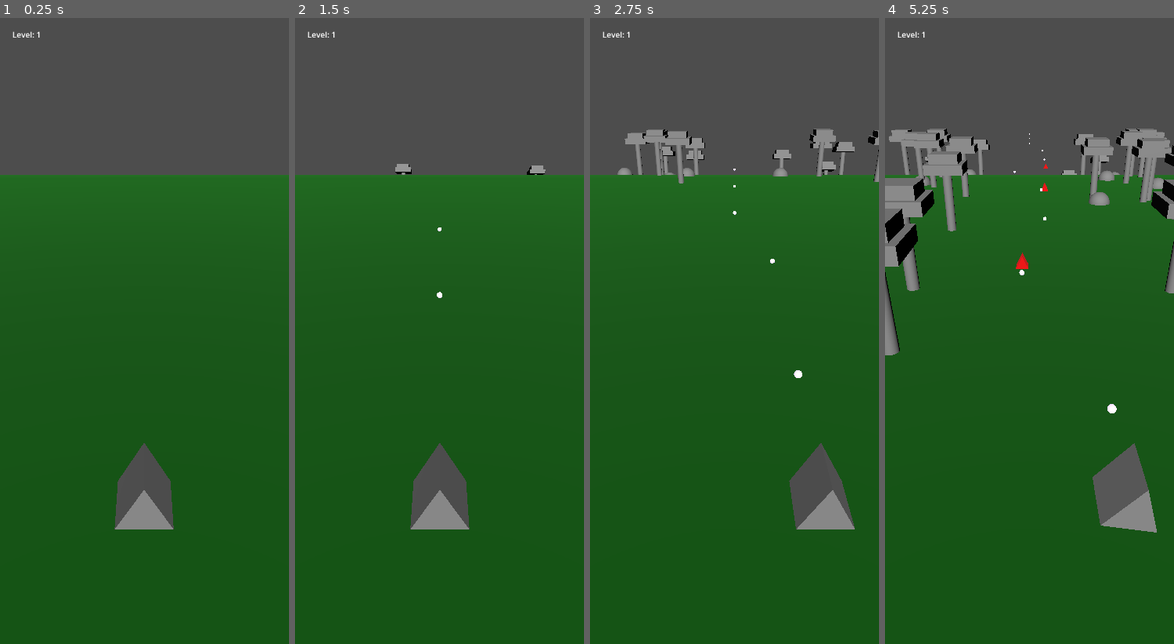
Above: before the commit, frames 1-4 (left to right).
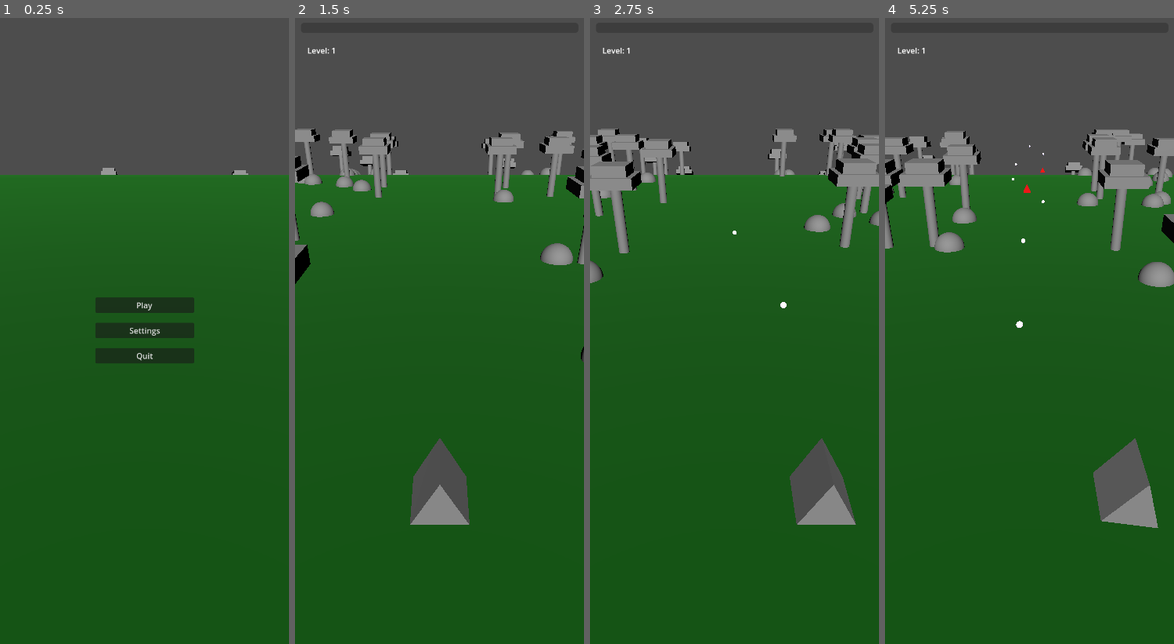
Above: after the commit, the same moments.

Repository: danbolleboom/GodotMobileGame
Game: Godot game, scene res://Scenes/world.tscn
Two runs of this game, one before a commit and one after it. Both use one fixed random seed, a clock stepped at 60 frames per second and the inputs below.
Inputs (mouse positions are in pixels of both pictures, inside the frame that each line leads up to):
- Up to frame 1 (0.25 s): no input
- Up to frame 2 (1.5 s): click (439, 331) at 0.5 s, where only the run after the commit has a clickable "Settings"; click (439, 305) at 1.25 s, where only the run after the commit has a clickable "Play"
- Up to frame 3 (2.75 s): move the mouse to (798, 299) at 2.02 s
- Up to frame 4 (5.25 s): move the mouse to (971, 362) at 2.77 s; move the mouse to (1058, 193) at 3.52 s; move the mouse to (1015, 456) at 4.27 s; move the mouse to (1116, 424) at 5.02 s

The runs differ from the first frame. In frame 1, 4.7% of the frame differs, in the area x 4-86%, y 2-82%; in frame 2, 5.1%; in frame 3, 6.7%; in frame 4, 9.3%, in the area x 0-100%, y 2-83%.

Commit message:
Game loop, level progress bar

Diff:
--- /dev/null
+++ b/Scenes/UI/main_menu.tscn
@@ -0,0 +1,39 @@
+[gd_scene load_steps=2 format=3 uid="uid://3syb28mxydwj"]
+
+[ext_resource type="Script" uid="uid://ck70o60e7cvpw" path="res://Scripts/UI/ui_manager.gd" id="1_nphyr"]
+
+[node name="MainMenu" type="Control"]
+layout_mode = 3
+anchors_preset = 15
+anchor_right = 1.0
+anchor_bottom = 1.0
+grow_horizontal = 2
+grow_vertical = 2
+script = ExtResource("1_nphyr")
+
+[node name="Buttons" type="VBoxContainer" parent="."]
+layout_mode = 1
+anchors_preset = 8
+anchor_left = 0.5
+anchor_top = 0.5
+anchor_right = 0.5
+anchor_bottom = 0.5
+offset_left = -100.0
+offset_top = -66.5
+offset_right = 100.0
+offset_bottom = 66.5
+grow_horizontal = 2
+grow_vertical = 2
+theme_override_constants/separation = 20
+
+[node name="Play" type="Button" parent="Buttons"]
+layout_mode = 2
+text = "Play"
+
+[node name="Settings" type="Button" parent="Buttons"]
+layout_mode = 2
+text = "Settings"
+
+[node name="Quit" type="Button" parent="Buttons"]
+layout_mode = 2
+text = "Quit"
--- /dev/null
+++ b/Scenes/UI/ui_manager.tscn
@@ -0,0 +1,108 @@
+[gd_scene load_steps=3 format=3 uid="uid://cn4bf5orw4u3"]
+
+[ext_resource type="Script" uid="uid://ck70o60e7cvpw" path="res://Scripts/UI/ui_manager.gd" id="1_x5yhv"]
+[ext_resource type="Script" uid="uid://bce6bd5bd3xmj" path="res://Scripts/UI/game_ui.gd" id="2_huwks"]
+
+[node name="UiManager" type="Node"]
+script = ExtResource("1_x5yhv")
+
+[node name="GameUI" type="Control" parent="."]
+layout_mode = 3
+anchors_preset = 15
+anchor_right = 1.0
+anchor_bottom = 1.0
+grow_horizontal = 2
+grow_vertical = 2
+script = ExtResource("2_huwks")
+
+[node name="TopUI" type="Node2D" parent="GameUI"]
+position = Vector2(0, 32)
+
+[node name="LevelText" type="Label" parent="GameUI/TopUI"]
+offset_left = 25.0
+offset_top = 25.0
+offset_right = 83.0
+offset_bottom = 48.0
+text = "Level: 1"
+metadata/_edit_use_anchors_ = true
+
+[node name="ProgressBar" type="ProgressBar" parent="GameUI"]
+layout_mode = 1
+anchors_preset = -1
+anchor_left = 0.02
+anchor_top = 0.01
+anchor_right = 0.98
+anchor_bottom = 0.033
+offset_bottom = -9.118
+show_percentage = false
+
+[node name="MainMenu" type="Control" parent="."]
+layout_mode = 3
+anchors_preset = 15
+anchor_right = 1.0
+anchor_bottom = 1.0
+grow_horizontal = 2
+grow_vertical = 2
+
+[node name="Buttons" type="VBoxContainer" parent="MainMenu"]
+layout_mode = 1
+anchors_preset = 8
+anchor_left = 0.5
+anchor_top = 0.5
+anchor_right = 0.5
+anchor_bottom = 0.5
+offset_left = -100.0
+offset_top = -66.5
+offset_right = 100.0
+offset_bottom = 66.5
+grow_horizontal = 2
+grow_vertical = 2
+theme_override_constants/separation = 20
+
+[node name="Play" type="Button" parent="MainMenu/Buttons"]
+layout_mode = 2
+text = "Play"
+
+[node name="Settings" type="Button" parent="MainMenu/Buttons"]
+layout_mode = 2
+text = "Settings"
+
+[node name="Quit" type="Button" parent="MainMenu/Buttons"]
+layout_mode = 2
+text = "Quit"
+
+[node name="GameOver" type="Control" parent="."]
+visible = false
+layout_mode = 3
+anchors_preset = 15
+anchor_right = 1.0
+anchor_bottom = 1.0
+grow_horizontal = 2
+grow_vertical = 2
+
+[node name="Buttons" type="VBoxContainer" parent="GameOver"]
+layout_mode = 1
+anchors_preset = 8
+anchor_left = 0.5
+anchor_top = 0.5
+anchor_right = 0.5
+anchor_bottom = 0.5
+offset_left = -100.0
+offset_top = -66.5
+offset_right = 100.0
+offset_bottom = 66.5
+grow_horizontal = 2
+grow_vertical = 2
+theme_override_constants/separation = 20
+
+[node name="Retry" type="Button" parent="GameOver/Buttons"]
+layout_mode = 2
+text = "Retry"
+
+[node name="ToMenu" type="Button" parent="GameOver/Buttons"]
+layout_mode = 2
+text = "Return To Menu"
+
+[connection signal="button_up" from="MainMenu/Buttons/Play" to="." method="_on_play_button_up"]
+[connection signal="button_up" from="GameOver/Buttons/Retry" to="." method="_on_retry_button_up"]
+[connection signal="button_up" from="GameOver/Buttons/ToMenu" to="." method="_on_to_menu_button_up"]
--- a/Scenes/game_director.tscn
+++ b/Scenes/game_director.tscn
@@ -1,7 +1,8 @@
-[gd_scene load_steps=7 format=3 uid="uid://cyslwb6wi17bd"]
+[gd_scene load_steps=8 format=3 uid="uid://cyslwb6wi17bd"]
 
 [ext_resource type="Script" uid="uid://4ndtihsvcllg" path="res://Scripts/DirectorScripts/game_director.gd" id="1_cu1mg"]
 [ext_resource type="Script" uid="uid://bk4ulpn65l5uj" path="res://Scripts/DirectorScripts/enemy_spawn_data.gd" id="2_dvpqc"]
+[ext_resource type="PackedScene" uid="uid://bd75e2k4dd304" path="res://Scenes/player.tscn" id="2_e0ghr"]
 [ext_resource type="PackedScene" uid="uid://bw34ccuj67uwb" path="res://Scenes/Decorations/decoration_tree.tscn" id="2_so0fb"]
 [ext_resource type="PackedScene" uid="uid://0it8tuwigt5" path="res://Scenes/Decorations/decoration_rock.tscn" id="3_66edg"]
 [ext_resource type="Script" uid="uid://dq1xc4ay08qyk" path="res://Scripts/DirectorScripts/map_data.gd" id="3_phja3"]
@@ -9,6 +10,7 @@
 
 [node name="GameDirector" type="Node"]
 script = ExtResource("1_cu1mg")
+playerScene = ExtResource("2_e0ghr")
 decorations = Array[PackedScene]([ExtResource("2_so0fb"), ExtResource("3_66edg")])
 
 [node name="EnemySpawnData" type="Node" parent="."]
--- a/Scenes/player.tscn
+++ b/Scenes/player.tscn
@@ -13,8 +13,10 @@
 collision_mask = 12
 script = ExtResource("1_v0iea")
 raycastLayerMask = 32
+movementLimits = Vector2(-2, 2)
 maxTilt = 30.0
 tiltReductionSpeed = 10.0
+startPosition = Vector3(0, 1, 0)
 
 [node name="Mesh" type="MeshInstance3D" parent="."]
 mesh = SubResource("PrismMesh_v0iea")
@@ -32,3 +34,5 @@
 
 [node name="CollisionShape3D" type="CollisionShape3D" parent="."]
 shape = SubResource("SphereShape3D_vgqql")
+
+[connection signal="area_entered" from="." to="PlayerData" method="_on_player_area_entered"]
--- a/Scenes/world.tscn
+++ b/Scenes/world.tscn
@@ -1,9 +1,8 @@
-[gd_scene load_steps=10 format=3 uid="uid://dnddunlw74rcw"]
+[gd_scene load_steps=9 format=3 uid="uid://dnddunlw74rcw"]
 
-[ext_resource type="PackedScene" uid="uid://bd75e2k4dd304" path="res://Scenes/player.tscn" id="1_a02cp"]
 [ext_resource type="PackedScene" uid="uid://cyslwb6wi17bd" path="res://Scenes/game_director.tscn" id="2_5a7ea"]
 [ext_resource type="PackedScene" uid="uid://b6nr0kxkm8l3k" path="res://Scenes/enemy.tscn" id="2_go701"]
-[ext_resource type="PackedScene" uid="uid://xx58mptroggy" path="res://Scenes/UI/game_ui.tscn" id="4_8j60k"]
+[ext_resource type="PackedScene" uid="uid://cn4bf5orw4u3" path="res://Scenes/UI/ui_manager.tscn" id="5_fo5ed"]
 
 [sub_resource type="BoxShape3D" id="BoxShape3D_a02cp"]
 size = Vector3(50, 1, 50)
@@ -23,10 +22,6 @@
 point_count = 3
 
 [node name="World" type="Node3D"]
-
-[node name="Player" parent="." instance=ExtResource("1_a02cp")]
-transform = Transform3D(1, 0, 0, 0, 1, 0, 0, 0, 1, 0, 0.8804145, 0)
-movementLimits = Vector2(-2, 2)
 
 [node name="Camera3D" type="Camera3D" parent="."]
 transform = Transform3D(-1, 4.371139e-08, -7.5710346e-08, 0, 0.8660254, 0.5, 8.742278e-08, 0.5, -0.8660254, 0, 6.745, -4.796)
@@ -64,10 +59,9 @@
 [node name="MovementPath" type="Path3D" parent="."]
 curve = SubResource("Curve3D_a02cp")
 
-[node name="GameDirector" parent="." node_paths=PackedStringArray("gameUI") instance=ExtResource("2_5a7ea")]
+[node name="GameDirector" parent="." instance=ExtResource("2_5a7ea")]
 enemies = Array[PackedScene]([ExtResource("2_go701")])
-gameUI = NodePath("../GameUI")
-
-[node name="GameUI" parent="." instance=ExtResource("4_8j60k")]
 
 [node name="ProjectileParent" type="Node" parent="."]
+
+[node name="UiManager" parent="." instance=ExtResource("5_fo5ed")]
--- a/Scripts/DirectorScripts/game_director.gd
+++ b/Scripts/DirectorScripts/game_director.gd
@@ -1,8 +1,8 @@
 extends Node
 
+@export var playerScene: PackedScene;
 @export var enemies: Array[PackedScene]
 @export var decorations: Array[PackedScene]
-@export var gameUI: Node;
 
 @export var test: Dictionary = { "key": "value" }
 
@@ -12,6 +12,8 @@
 @onready var decorationSpawnData = $DecorationSpawnData;
 @onready var decorationsParent = $Decorations
 
+@onready var player = load(playerScene.resource_path);
+
 var level: int = 0;
 var spawnsThisLevel: int = 0;
 var spawnTimer: float = 0;
@@ -20,7 +22,8 @@
 
 # Called when the node enters the scene tree for the first time.
 func _ready() -> void:
-	global_values.enemyDeadCallback = Callable(self, "EnemyDied");
+	Constants.enemyDeadCallback = Callable(self, "EnemyDied");
+	Constants.gameDirector = self;
 
 func EnemyDied(_cost: int) -> void:
 		spawnsThisLevel += _cost;
@@ -29,22 +32,32 @@
 			spawnsThisLevel -= enemySpawnData.enemiesPerLevel;
 			level += 1;
 			enemySpawnData.UpdateData(level);
-			gameUI.UpdateLevel(level);
+
+		Constants.uiManager.game.SetLevelProgress(spawnsThisLevel as float / enemySpawnData.enemiesPerLevel);
+
+func StartGame() -> void:
+	Constants.gameActive = true;
+	get_tree().root.get_node("World").add_child(player.instantiate());
+	spawnsThisLevel = 0;
+	level = 1;
+	spawnTimer = 0;
+	Constants.uiManager.game.SetLevelProgress(0);
+
+	# Remove old enemies
+	for enemy in enemiesParent.get_children():
+		enemy.queue_free()
+
+
+func EndGame() -> void:
+	Constants.gameActive = false;
 
 # Called every frame. 'delta' is the elapsed time since the previous frame.
 func _process(delta: float) -> void:
-	# Enemies
-	spawnTimer += delta;
-
-	if spawnTimer >= enemySpawnData.spawnCooldown:
-		var newEnemy = enemies[0].instantiate();
-		newEnemy.xOffset = randf_range(-mapData.gameWidth / 2, mapData.gameWidth / 2);
-		enemiesParent.add_child(newEnemy);
-
-		spawnTimer -= enemySpawnData.spawnCooldown;
+	if !Constants.gameActive:
+		Constants.currentSpeed = lerp(Constants.currentSpeed, Constants.menuSpeed, 1 * delta);
 
 	# Decorations
-	decorationSpawnTimer += delta;
+	decorationSpawnTimer += delta * (Constants.currentSpeed / Constants.baseSpeed);
 
 	if decorationSpawnTimer > decorationSpawnData.spawnCooldown:
 		for i in randi_range(decorationSpawnData.decorationsPerSpawn.x, decorationSpawnData.decorationsPerSpawn.x):
@@ -58,3 +71,16 @@
 			decorationsParent.add_child(newDecoration)
 
 		decorationSpawnTimer -= decorationSpawnData.spawnCooldown;
+
+	if !Constants.gameActive: return;
+
+	Constants.currentSpeed = lerp(Constants.currentSpeed, Constants.baseSpeed, 1 * delta);
+	# Enemies
+	spawnTimer += delta;
+
+	if spawnTimer >= enemySpawnData.spawnCooldown:
+		var newEnemy = enemies[0].instantiate();
+		newEnemy.xOffset = randf_range(-mapData.gameWidth / 2, mapData.gameWidth / 2);
+		enemiesParent.add_child(newEnemy);
+
+		spawnTimer -= enemySpawnData.spawnCooldown;
--- /dev/null
+++ b/Scripts/Globals/constants.gd
@@ -0,0 +1,10 @@
+extends Node
+
+var menuSpeed: float = 5.0
+var baseSpeed: float = 15.0;
+var currentSpeed: float = 100.0;
+var enemyDeadCallback: Callable;
+var gameStateChangedCallback: Callable;
+var gameActive: bool = false;
+var gameDirector: Node;
+var uiManager: Node;
--- a/Scripts/UI/game_ui.gd
+++ b/Scripts/UI/game_ui.gd
@@ -1,6 +1,9 @@
 extends Node
 
 @onready var levelText = $TopUI/LevelText;
+@onready var progressBar: ProgressBar = $ProgressBar
+
+@onready var gameDirector = get_tree().root.get_node("World/GameDirector")
 
 # Called when the node enters the scene tree for the first time.
 func _ready() -> void:
@@ -9,7 +12,7 @@
 
 # Called every frame. 'delta' is the elapsed time since the previous frame.
 func _process(delta: float) -> void:
-	pass
+	levelText.text = "Level: %d" % gameDirector.level;
 
-func UpdateLevel(_level: int) -> void:
-	levelText.text = "Level: %d" % _level;
+func SetLevelProgress(_fill: float) -> void:
+	progressBar.value = _fill * 100;
--- /dev/null
+++ b/Scripts/UI/ui_manager.gd
@@ -0,0 +1,40 @@
+extends Node
+
+@onready var menu: Node = $MainMenu
+@onready var game: Node = $GameUI
+@onready var end: Node = $GameOver
+@onready var director: Node = get_tree().root.get_node("World/GameDirector")
+
+var initialised: bool = false;
+
+# Called when the node enters the scene tree for the first time.
+func _ready() -> void:
+	game.process_mode = Node.PROCESS_MODE_DISABLED;
+	game.hide();
+	Constants.uiManager = self;
+
+
+# Called every frame. 'delta' is the elapsed time since the previous frame.
+func _process(delta: float) -> void:
+	pass
+
+
+func _on_play_button_up() -> void:
+	menu.hide();
+	game.show();
+	game.process_mode = Node.PROCESS_MODE_INHERIT;
+	director.StartGame();
+
+func PlayerDie() -> void:
+	game.hide();
+	end.show();
+
+func _on_retry_button_up() -> void:
+	end.hide();
+	game.show();
+	director.StartGame();
+
+
+func _on_to_menu_button_up() -> void:
+	end.hide();
+	menu.show();
--- a/Scripts/enemy_data.gd
+++ b/Scripts/enemy_data.gd
@@ -15,7 +15,7 @@
 	particles.position = get_parent().position;
 	particles.get_node("Particles").emitting = true;
 
-	global_values.enemyDeadCallback.call(1);
+	Constants.enemyDeadCallback.call(1);
 
 	get_parent().queue_free()
 
--- a/Scripts/path_entity.gd
+++ b/Scripts/path_entity.gd
@@ -6,7 +6,7 @@
 @onready var path = get_tree().root.get_node("World/MovementPath") as Path3D;
 @onready var xOffset: float;
 @onready var point1Height = path.curve.get_point_position(0).y
-@onready var speed = global_values.baseSpeed + extraSpeed;
+@onready var speed = Constants.baseSpeed + extraSpeed;
 
 var xOffsetLimit: int = 2;
 var pathOffset = 0;
@@ -21,7 +21,7 @@
 	pass
 
 func _physics_process(delta: float) -> void:
-	pathOffset += delta * speed;
+	pathOffset += delta * (Constants.currentSpeed + extraSpeed);
 
 	if pathOffset > path.curve.get_baked_length():
 		queue_free();
--- a/Scripts/player_data.gd
+++ b/Scripts/player_data.gd
@@ -18,4 +18,14 @@
 		Die();
 
 func Die() -> void:
-	get_tree().reload_current_scene();
+	Constants.gameDirector.EndGame();
+	Constants.uiManager.PlayerDie();
+	get_parent().queue_free();
+
+
+func _on_player_area_entered(area: Area3D) -> void:
+	if area.has_node("EnemyData"):
+		Damage(area.get_node("EnemyData").contactDamage);
+	else:
+		# Todo: powerups/pickups
+		pass
--- a/Scripts/player_movement.gd
+++ b/Scripts/player_movement.gd
@@ -4,14 +4,14 @@
 @export var movementLimits: Vector2;
 @export var maxTilt: float;
 @export var tiltReductionSpeed: float;
+@export var startPosition: Vector3;
 var pointerPosition: float = 0;
-var startPosition: Vector3;
 var lastPosition: Vector3;
 var tilt: float = 0;
 
 # Called when the node enters the scene tree for the first time.
 func _ready() -> void:
-	startPosition = position;
+	position = startPosition;
 	pass # Replace with function body.
 
 
--- a/global_values.gd
+++ /dev/null
@@ -1,4 +0,0 @@
-extends Node
-
-var baseSpeed: float = 15.0;
-var enemyDeadCallback: Callable;
--- a/project.godot
+++ b/project.godot
@@ -17,7 +17,7 @@
 
 [autoload]
 
-global_values="*res://global_values.gd"
+Constants="*res://Scripts/Globals/constants.gd"
 
 [display]
 
Renamed: global_values.gd.uid -> Scripts/Globals/constants.gd.uid
Not shown, added: Scripts/UI/ui_manager.gd.uid
